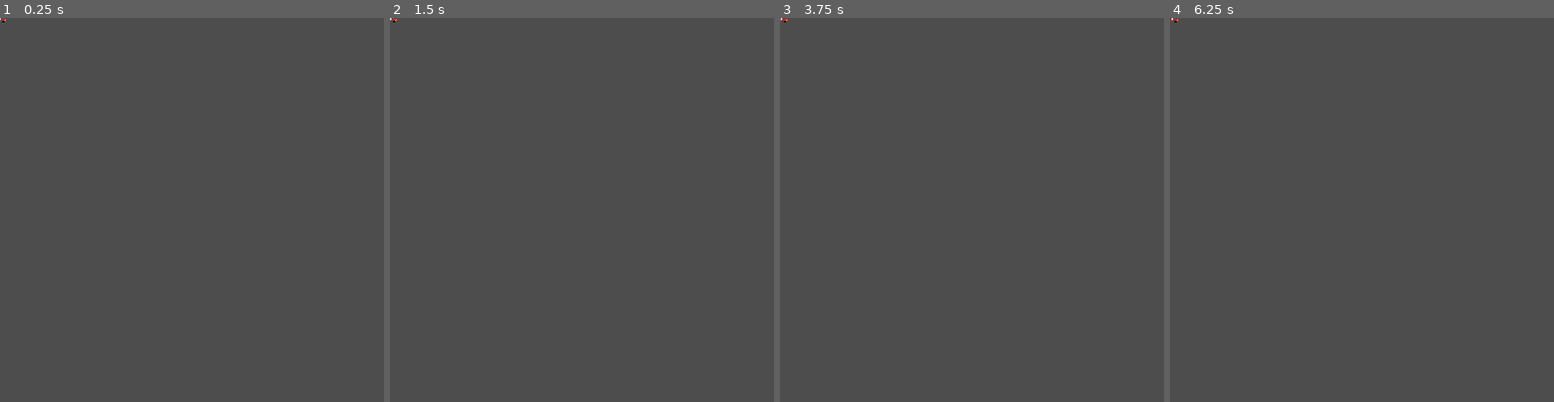
Above: before the commit, frames 1-4 (left to right).
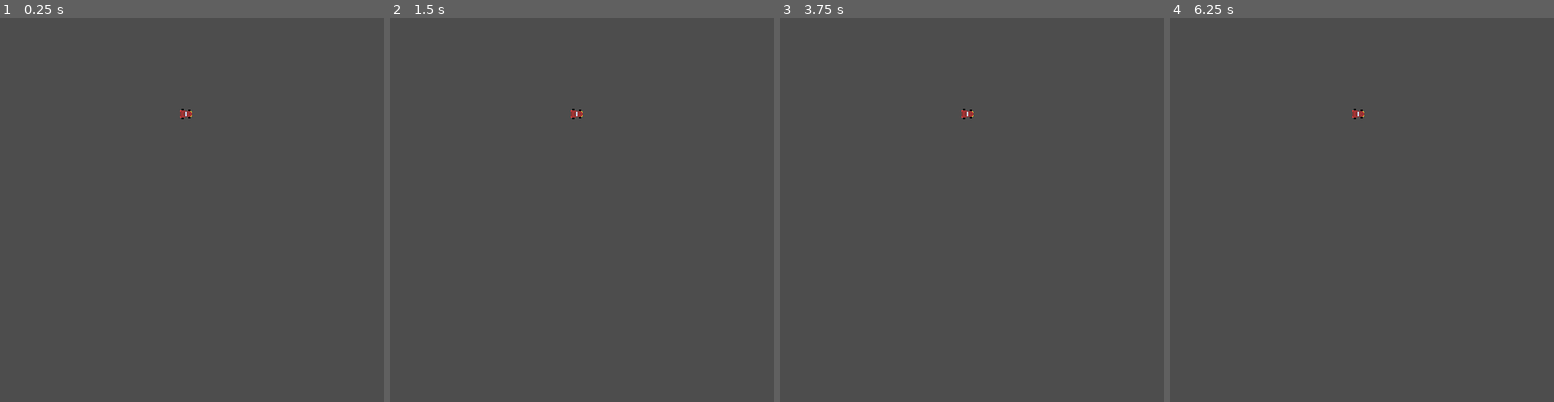
Above: after the commit, the same moments.

Repository: Alexander-Jordan/indy-500-godot
Game: Godot game, scene res://stages/main.tscn
Same seed, same stepped clock (60 frames per second), same inputs: the game is played once before the commit and once after it.
Inputs:
- Up to frame 1 (0.25 s): no input
- Up to frame 2 (1.5 s): tap Enter at 0.5 s; tap Space at 1.25 s
- Up to frame 3 (3.75 s): tap Enter at 2, 3.5 s; tap Space at 2.75 s
- Up to frame 4 (6.25 s): tap Space at 4.25 s

The runs differ from the first frame. In frame 1, less than 0.1% of the frame differs, in the area x 0-50%, y 0-27%; in frame 2, less than 0.1%; in frame 3, less than 0.1%; in frame 4, less than 0.1%, in the area x 0-51%, y 0-27%.

Commit message:
Add walls and adjust car handling a bit

Diff:
--- a/entities/car/car.gd
+++ b/entities/car/car.gd
@@ -7,22 +7,26 @@
 @export var rotation_speed: int = 5
 
 var acceleration: float = 0.0
+var collision: KinematicCollision2D = null
 var steering: float = 0.0
-var throttle_direction: float = 0.0
+
+func _physics_process(delta: float) -> void:
+	collision = move_and_collide(velocity * delta)
+	if collision:
+		velocity = velocity.bounce(collision.get_normal())
+		acceleration = collision.get_remainder().length()
 
 func _process(delta: float) -> void:
+	throttle()
 	drag()
 	steer()
-	throttle()
 
 	rotation += rotation_speed * steering * delta
-	velocity = Vector2(acceleration * delta, 0).rotated(rotation)
-
-	move_and_slide()
+	if !collision:
+		velocity = Vector2(acceleration * delta, 0).rotated(rotation)
 
 func drag() -> void:
-	var drag_influence: float = 1 - abs(throttle_direction)
-	var drag_direction: float = -drag_influence if acceleration > 0 else drag_influence
+	var drag_direction: float = -1.0 if acceleration > 0 else 1.0
 	acceleration += drag_direction * acceleration_drag_rate
 
 func steer() -> void:
@@ -31,7 +35,7 @@
 	steering *= abs(acceleration / acceleration_max) # clamp to acceleration
 
 func throttle() -> void:
-	throttle_direction = -Input.get_axis(player + '_up', player + '_down') # raw throttle input
+	var throttle_direction: float = -Input.get_axis(player + '_up', player + '_down') # raw throttle input
 	# clamp acceleration
 	if (throttle_direction > 0 and acceleration < acceleration_max) or (throttle_direction < 0 and acceleration > -acceleration_max):
 		acceleration += throttle_direction * acceleration_throttle_rate # increase acceleration at rate
--- a/entities/car/car.tscn
+++ b/entities/car/car.tscn
@@ -10,7 +10,9 @@
 script = ExtResource("1_yotxw")
 
 [node name="CollisionShape2D" type="CollisionShape2D" parent="."]
+position = Vector2(-8, 0)
 shape = SubResource("RectangleShape2D_x0apo")
 
 [node name="Sprite2D" type="Sprite2D" parent="."]
+position = Vector2(-8, 0)
 texture = ExtResource("2_1ang0")
--- a/stages/main.tscn
+++ b/stages/main.tscn
@@ -1,7 +1,43 @@
-[gd_scene load_steps=2 format=3 uid="uid://d05ej4e43kq5x"]
+[gd_scene load_steps=6 format=3 uid="uid://d05ej4e43kq5x"]
 
 [ext_resource type="PackedScene" uid="uid://bt4bmd1nfsw8w" path="res://entities/car/car.tscn" id="1_72s8x"]
 
+[sub_resource type="WorldBoundaryShape2D" id="WorldBoundaryShape2D_72s8x"]
+normal = Vector2(0, 1)
+
+[sub_resource type="WorldBoundaryShape2D" id="WorldBoundaryShape2D_43f5m"]
+
+[sub_resource type="WorldBoundaryShape2D" id="WorldBoundaryShape2D_7iyax"]
+normal = Vector2(1, 0)
+
+[sub_resource type="WorldBoundaryShape2D" id="WorldBoundaryShape2D_0oqm6"]
+normal = Vector2(-1, 0)
+
 [node name="Main" type="Node2D"]
 
+[node name="boundaries" type="Node" parent="."]
+
+[node name="top" type="StaticBody2D" parent="boundaries"]
+
+[node name="CollisionShape2D" type="CollisionShape2D" parent="boundaries/top"]
+shape = SubResource("WorldBoundaryShape2D_72s8x")
+
+[node name="bottom" type="StaticBody2D" parent="boundaries"]
+position = Vector2(0, 512)
+
+[node name="CollisionShape2D" type="CollisionShape2D" parent="boundaries/bottom"]
+shape = SubResource("WorldBoundaryShape2D_43f5m")
+
+[node name="left" type="StaticBody2D" parent="boundaries"]
+
+[node name="CollisionShape2D" type="CollisionShape2D" parent="boundaries/left"]
+shape = SubResource("WorldBoundaryShape2D_7iyax")
+
+[node name="right" type="StaticBody2D" parent="boundaries"]
+position = Vector2(512, 0)
+
+[node name="CollisionShape2D" type="CollisionShape2D" parent="boundaries/right"]
+shape = SubResource("WorldBoundaryShape2D_0oqm6")
+
 [node name="Car" parent="." instance=ExtResource("1_72s8x")]
+position = Vector2(256, 128)
